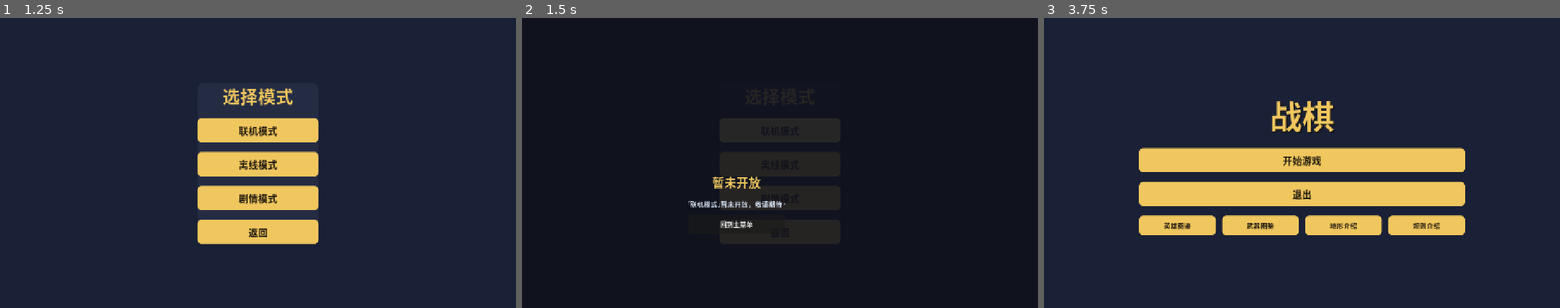
Above: before the commit, frames 1-3 (left to right).
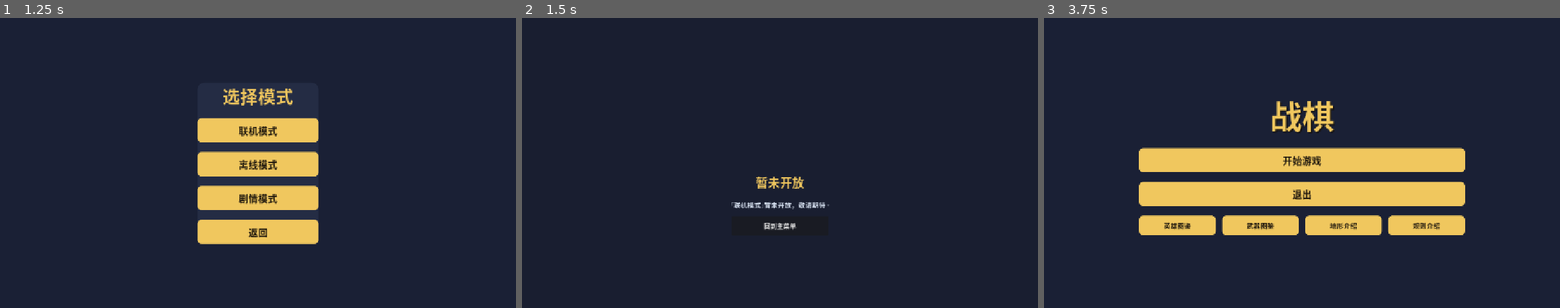
Above: after the commit, the same moments.

Repository: CBWZS-Cyber/zhanqi-godot
Game: Godot game, scene res://scenes/MainUI.tscn
Two runs of this game, one before a commit and one after it. Both use one fixed random seed, a clock stepped at 60 frames per second and the inputs below.
Inputs:
- Up to frame 1 (1.25 s): click "开始游戏" at 0.5 s
- Up to frame 2 (1.5 s): click "联机模式" at 1.25 s
- Up to frame 3 (3.75 s): click "剧情模式" at 2 s; click "离线模式" at 2.75 s; click "返回" at 3.5 s

Frame 1 is identical in both runs. In frame 2, 1.2% of the frame differs, in the area x 32-60%, y 54-74%; in frame 3, nothing differs.

Commit message:
修正未开放弹窗：卡片内改满锚点 MarginContainer 布局（内容居中不再歪），遮罩背景改不透明

Diff:
--- a/scripts/ui/main_ui.gd
+++ b/scripts/ui/main_ui.gd
@@ -415,7 +415,7 @@
 	var layer := Panel.new()
 	layer.set_anchors_preset(Control.PRESET_FULL_RECT)
 	var sb := StyleBoxFlat.new()
-	sb.bg_color = Color(0.06, 0.07, 0.11, 0.9)
+	sb.bg_color = Color(0.10, 0.12, 0.19)   # 不透明背景
 	layer.add_theme_stylebox_override("panel", sb)
 	add_child(layer)
 	_locked_layer = layer
@@ -424,22 +424,20 @@
 	layer.add_child(cc)
 	var card := Panel.new()
 	var cs := StyleBoxFlat.new()
-	cs.bg_color = Color(0.10, 0.12, 0.19, 0.97)
+	cs.bg_color = Color(0.145, 0.176, 0.271)
 	cs.set_corner_radius_all(16)
 	card.add_theme_stylebox_override("panel", cs)
 	card.custom_minimum_size = Vector2(520, 0)
 	cc.add_child(card)
-	var v := VBoxContainer.new()
-	v.add_theme_constant_override("separation", 16)
-	card.add_child(v)
 	var mg := MarginContainer.new()
+	mg.set_anchors_preset(Control.PRESET_FULL_RECT)
 	mg.add_theme_constant_override("margin_left", 30)
 	mg.add_theme_constant_override("margin_right", 30)
 	mg.add_theme_constant_override("margin_top", 26)
 	mg.add_theme_constant_override("margin_bottom", 26)
-	v.add_child(mg)
+	card.add_child(mg)
 	var box := VBoxContainer.new()
-	box.add_theme_constant_override("separation", 14)
+	box.add_theme_constant_override("separation", 16)
 	mg.add_child(box)
 	var t := Label.new()
 	t.text = "暂未开放"
